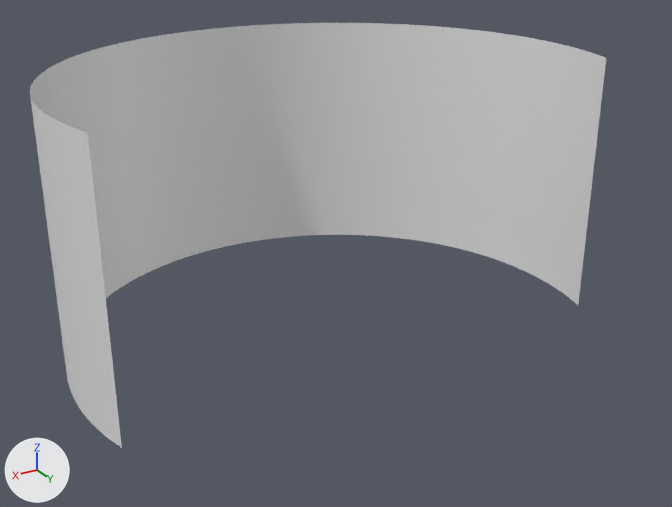
Before and after pictures for a commit that changed the Blender file Assets/Hardware Integrations/Dynisma/Cluster Rendering/Art/Cave UI/Blender sources/UI 3D Panel source.blend.
Camera for both pictures: a 50 mm camera at (1.63, 2.7, 1.18) aimed at (-0.04, -0.07, -0.2). The axes (+X, +Y, +Z) are drawn at lower left. The lights are the same throughout.

Names of what the first picture shows: 'UI 3D Panel'.
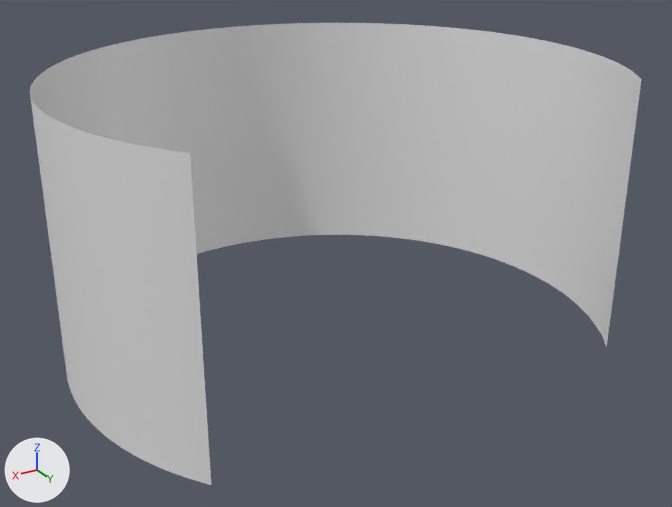
What differs and where, as boxes [x1, y1, x2, y2] in the pictures (672 x 507 px):
'UI 3D Panel', reshaped (6% wider, 9% taller): before [30, 23, 606, 448]; after [30, 23, 641, 485]
part 1 of me_cylinder, added: after [88, 58, 641, 485]

The edits, one by one:
me_cylinder is used by ob_ui_3d_panel; location (0.0, 0.0, 0.0).
me_cylinder had 598 vertices, 298 faces and spanned x -1.0..1.0, y -1.0..0.3, z -0.5..0.5.
me_cylinder now has 710 vertices, 354 faces and spans x -1.0..1.0, y -1.0..0.61, z -0.5..0.5.
Part 1, on me_cylinder:
60 vertices are added at x -0.95..0.95, y 0.31..0.61, z -0.5..0.5.
52 new vertices lie (0.0, 0.0, 1.0) away from vertices in x -0.94..0.94, y 0.33..0.61, z -0.5.
56 new faces join them.
